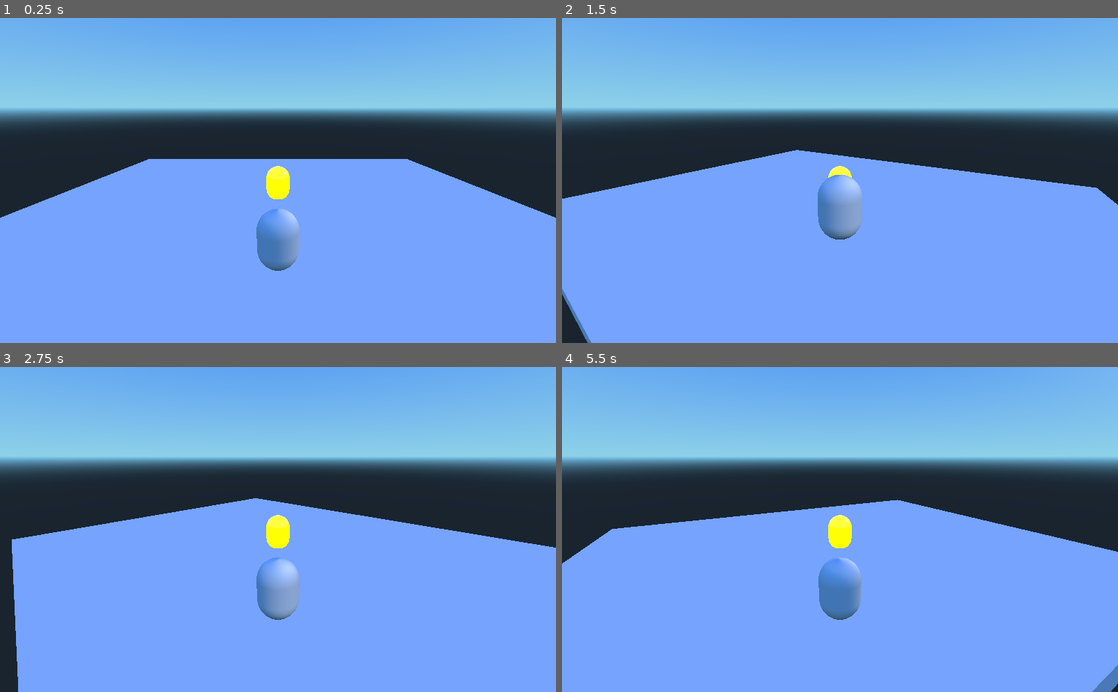
Above: before the commit, frames 1-4 (two rows, left to right).
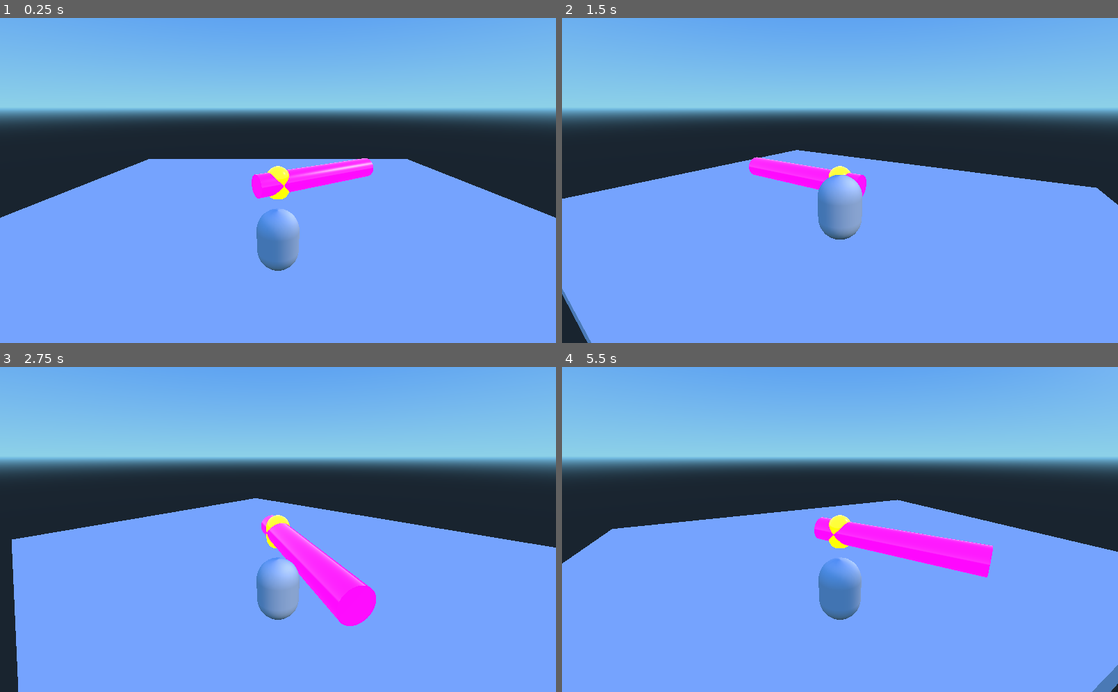
Above: after the commit, the same moments.

Repository: guimafelipe/gamejaaj
Game: Godot game, scene res://Teste/TestMap.tscn
Same seed, same stepped clock (60 frames per second), same inputs: the game is played once before the commit and once after it. The project has no main scene, so this scene is started directly.
Inputs:
- Up to frame 1 (0.25 s): no input
- Up to frame 2 (1.5 s): hold D (move_right) 0.53-1.28 s; tap Space (jump) at 0.77 s; hold A (move_left) from 1.28 s (still down)
- Up to frame 3 (2.75 s): tap Space (jump) at 1.52 s; release A (move_left) at 2.03 s; hold D (move_right) from 2.03 s (still down)
- Up to frame 4 (5.5 s): tap Space (jump) at 3.02, 3.77, 4.52 s; release D (move_right) at 3.53 s; hold A (move_left) from 3.53 s (still down)

The runs differ from the first frame. In frame 1, 1.3% of the frame differs, in the area x 45-68%, y 43-56%; in frame 2, 0.9%; in frame 3, 2.5%; in frame 4, 2.6%, in the area x 45-78%, y 46-65%.

Commit message:
added ponteiro first implementation

Diff:
--- /dev/null
+++ b/Assets/Ponteiro/Ponteiro.gd
@@ -0,0 +1,16 @@
+extends Spatial
+
+var angle
+const UP = Vector3(0,1,0)
+const angular_speed = 2*PI/3
+
+func _ready():
+	angle = atan2(rotation.x, rotation.z)
+	pass
+
+func _physics_process(delta):
+	var new_angle = update_angle(delta)
+	rotate_y(new_angle - angle)
+
+func update_angle(delta):
+	return angle + delta * angular_speed
--- /dev/null
+++ b/Assets/Ponteiro/Ponteiro.tscn
@@ -0,0 +1,123 @@
+[gd_scene load_steps=5 format=2]
+
+[ext_resource path="res://Assets/Ponteiro/Ponteiro.gd" type="Script" id=1]
+
+[sub_resource type="CylinderMesh" id=1]
+
+custom_aabb = AABB( 0, 0, 0, 0, 0, 0 )
+top_radius = 1.0
+bottom_radius = 1.0
+height = 2.0
+radial_segments = 64
+rings = 4
+
+[sub_resource type="SpatialMaterial" id=2]
+
+render_priority = 0
+flags_transparent = false
+flags_unshaded = false
+flags_vertex_lighting = false
+flags_no_depth_test = false
+flags_use_point_size = false
+flags_world_triplanar = false
+flags_fixed_size = false
+flags_albedo_tex_force_srgb = false
+vertex_color_use_as_albedo = false
+vertex_color_is_srgb = false
+params_diffuse_mode = 0
+params_specular_mode = 0
+params_blend_mode = 0
+params_cull_mode = 0
+params_depth_draw_mode = 0
+params_line_width = 1.0
+params_point_size = 1.0
+params_billboard_mode = 0
+params_grow = false
+params_use_alpha_scissor = false
+albedo_color = Color( 0.910156, 0.0888824, 0.858827, 1 )
+metallic = 0.0
+metallic_specular = 0.5
+metallic_texture_channel = 0
+roughness = 0.0
+roughness_texture_channel = 0
+emission_enabled = true
+emission = Color( 0.980469, 0, 0.89621, 1 )
+emission_energy = 8.0
+emission_operator = 0
+emission_on_uv2 = false
+normal_enabled = false
+rim_enabled = false
+clearcoat_enabled = false
+anisotropy_enabled = false
+ao_enabled = false
+depth_enabled = false
+subsurf_scatter_enabled = false
+transmission_enabled = false
+refraction_enabled = false
+detail_enabled = false
+uv1_scale = Vector3( 1, 1, 1 )
+uv1_offset = Vector3( 0, 0, 0 )
+uv1_triplanar = false
+uv1_triplanar_sharpness = 1.0
+uv2_scale = Vector3( 1, 1, 1 )
+uv2_offset = Vector3( 0, 0, 0 )
+uv2_triplanar = false
+uv2_triplanar_sharpness = 1.0
+proximity_fade_enable = false
+distance_fade_enable = false
+_sections_unfolded = [ "Albedo" ]
+
+[sub_resource type="CapsuleShape" id=3]
+
+radius = 1.0
+height = 1.0
+
+[node name="Ponteiro" type="Spatial"]
+
+script = ExtResource( 1 )
+
+[node name="MeshInstance" type="MeshInstance" parent="." index="0"]
+
+transform = Transform( 1, -2.1657e-14, 1.45227e-22, 0, -2.85265e-07, -1.00117, 3.31851e-15, 6.52611, -4.37626e-08, 4.22795e-15, 0.000440462, -4.49534 )
+layers = 1
+material_override = null
+cast_shadow = 1
+extra_cull_margin = 0.0
+use_in_baked_light = false
+lod_min_distance = 0.0
+lod_min_hysteresis = 0.0
+lod_max_distance = 0.0
+lod_max_hysteresis = 0.0
+mesh = SubResource( 1 )
+skeleton = NodePath("..")
+material/0 = SubResource( 2 )
+_sections_unfolded = [ "Geometry", "Transform", "material" ]
+
+[node name="Area" type="Area" parent="." index="1"]
+
+transform = Transform( 1, 0, 0, 0, 1, 0, 0, 0, 1, 0, 0, -9.99184 )
+input_ray_pickable = false
+input_capture_on_drag = false
+space_override = 0
+gravity_point = false
+gravity_distance_scale = 0.0
+gravity_vec = Vector3( 0, -1, 0 )
+gravity = 9.8
+linear_damp = 0.1
+angular_damp = 1.0
+priority = 0.0
+monitoring = true
+monitorable = true
+collision_layer = 1
+collision_mask = 1
+audio_bus_override = false
+audio_bus_name = "Master"
+reverb_bus_enable = false
+reverb_bus_name = "Master"
+reverb_bus_amount = 0.0
+reverb_bus_uniformity = 0.0
+
+[node name="CollisionShape" type="CollisionShape" parent="Area" index="0"]
+
+shape = SubResource( 3 )
+disabled = false
--- a/Teste/TestMap.tscn
+++ b/Teste/TestMap.tscn
@@ -1,8 +1,9 @@
-[gd_scene load_steps=9 format=2]
+[gd_scene load_steps=10 format=2]
 
 [ext_resource path="res://Teste/TestMap.gd" type="Script" id=1]
 [ext_resource path="res://Assets/Gugu/Gugu.tscn" type="PackedScene" id=2]
 [ext_resource path="res://Assets/Camera/BasePivot.tscn" type="PackedScene" id=3]
+[ext_resource path="res://Assets/Ponteiro/Ponteiro.tscn" type="PackedScene" id=4]
 
 [sub_resource type="CubeMesh" id=5]
 
@@ -210,3 +211,7 @@
 size = 1.0
 near = 0.05
 far = 100.0
+
+[node name="Ponteiro" parent="." index="5" instance=ExtResource( 4 )]
+
+transform = Transform( 1, 0, 0, 0, 1, 0, 0, 0, 1, 0, 1.28682, 0 )
